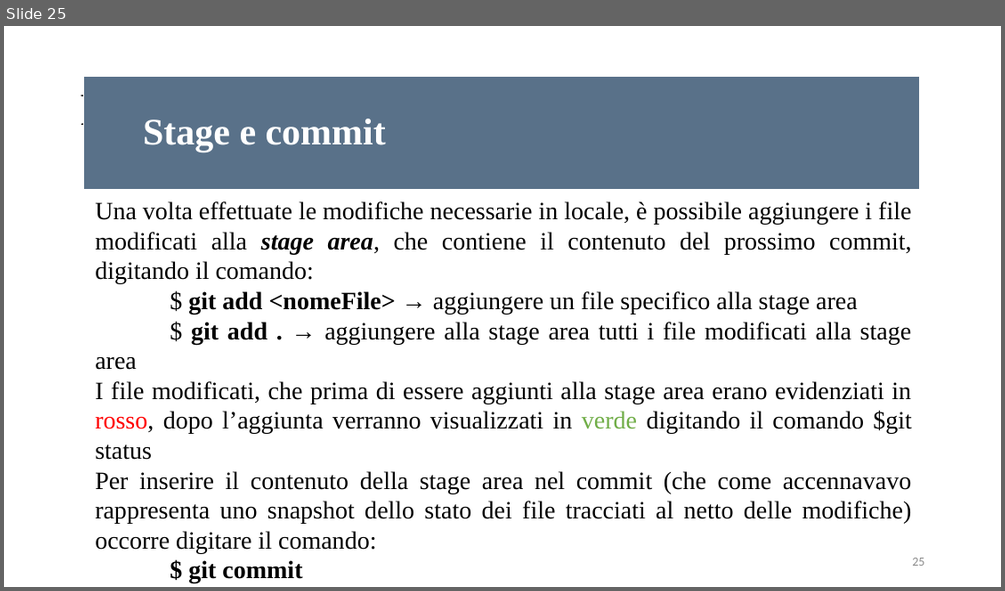
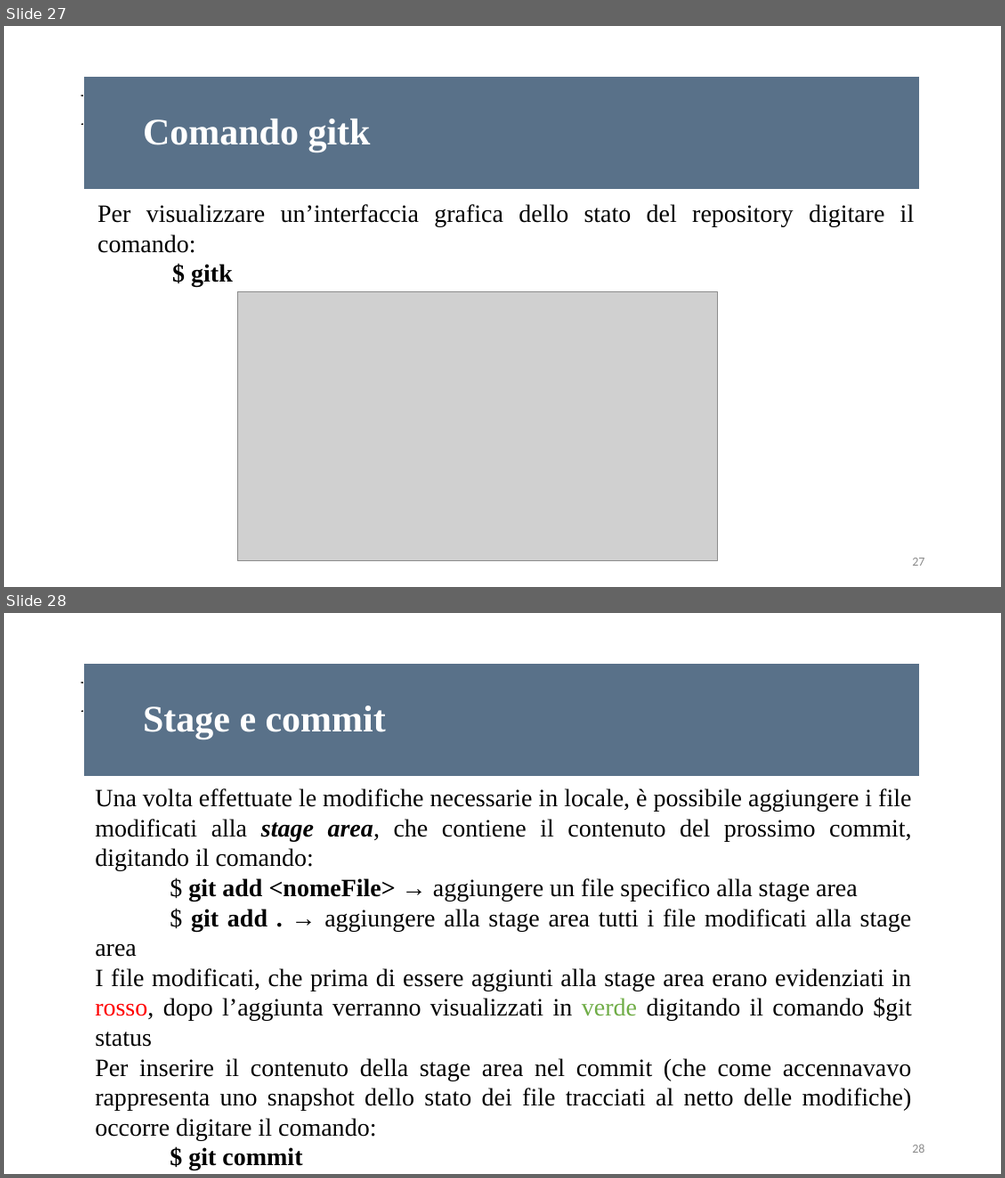
Before and after one commit to Vincenzocr/Slides-Ingegneria-Finanziaria-Unict, a slide deck: Configurazione Anaconda e PyCharm - Introduzione Git.pptx. Shown one above the other, each under a label of ours: slide 25 before the commit, slides 27 and 28 after it. The pictures are 1005x591 and 1005x1178 pixels, drawn with LibreOffice and Linux fonts; fonts in the diff are those of the drawing; grey boxes stand for pictures. Boxes give left, top, right and bottom in pixels: in the first picture for what was removed or moved away, otherwise in the second. Text is boxed around its words. In the diff, an @@ line names an element or a change of style, - is before the commit and + after.

```diff
--- a/Configurazione Anaconda e PyCharm - Introduzione Git.pptx
+++ b/Configurazione Anaconda e PyCharm - Introduzione Git.pptx
@@ slide 27 added at [4, 26, 1001, 587], background #FFFFFF @@
@@ rectangle added at [84, 76, 919, 189], fill #597189, outline #FFFFFF 0.75 pt, 36 pt, text #FFFFFF, bold @@
+Comando gitk
@@ title added at [80, 88, 421, 134], 44 pt, text #000000 @@
+Processi Stocastici
@@ text added at [97, 204, 914, 287], 24 pt, text #000000 @@
+Per visualizzare un’interfaccia grafica dello stato del repository digitare il comando:
+$ gitk
@@ picture added at [237, 292, 718, 561] @@
@@ page number added at [912, 557, 924, 565], 12 pt, text #8C8C8C @@
+27
@@ what was slide 25 is now slide 28 @@
@@ page number at [912, 1143, 924, 1152]: text changed @@
-25
+28
```
Also in this commit, not shown: 6 slides changed, 2 other slides added, 3 other files.
